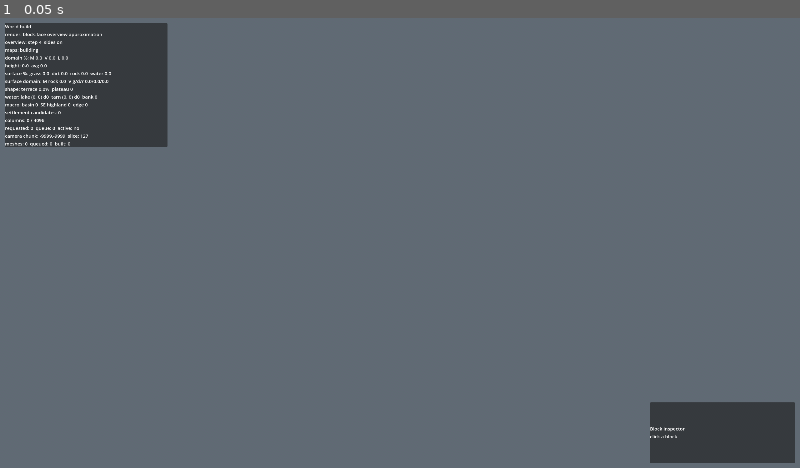
Above: before the commit, frame 1.
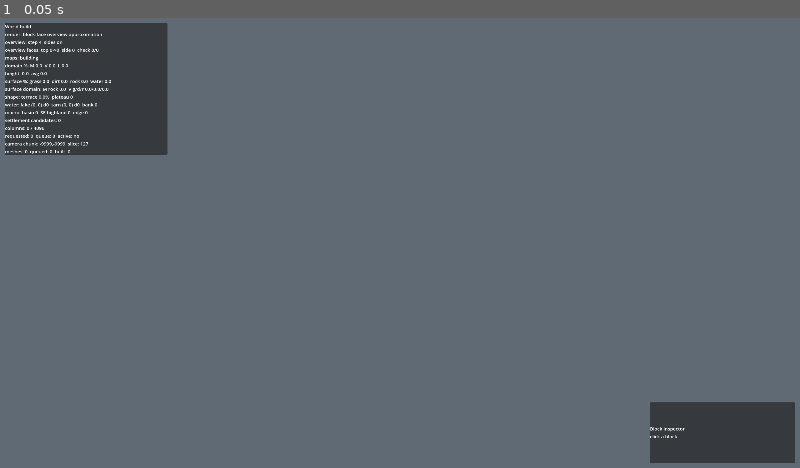
Above: after the commit, the same moment.

Repository: akadic10/Deepdraft
Game: Godot game, scene res://scenes/main/debug_world.tscn
Two runs of this game, one before a commit and one after it. Both use one fixed random seed, a clock stepped at 60 frames per second and the inputs below.
Inputs:
- Up to frame 1 (0.05 s): no input

The runs differ from the first frame. In frame 1, 1.0% of the frame differs, in the area x 0-21%, y 6-31%.

Commit message:
Greedy merge overview top faces

Diff:
--- a/scripts/systems/WorldRenderer.gd
+++ b/scripts/systems/WorldRenderer.gd
@@ -62,6 +62,11 @@
 var _overview_node: MeshInstance3D = null
 var _overview_built: bool = false
 var _overview_rock_color: Color = Color.GRAY
+var _overview_sampled_top_faces: int = 0
+var _overview_merged_top_faces: int = 0
+var _overview_side_faces: int = 0
+var _overview_validation_samples: int = 0
+var _overview_validation_mismatches: int = 0
 var _region_nodes: Dictionary = {}
 var _chunk_nodes: Dictionary = {}   # Vector3i → MeshInstance3D
 
@@ -565,11 +570,24 @@
 		indices: PackedInt32Array,
 		size: float = 1.0) -> void:
 
+	_add_surface_rect(origin, color, verts, norms, cols, indices, size, size)
+
+
+func _add_surface_rect(
+		origin: Vector3,
+		color: Color,
+		verts: PackedVector3Array,
+		norms: PackedVector3Array,
+		cols: PackedColorArray,
+		indices: PackedInt32Array,
+		size_x: float,
+		size_z: float) -> void:
+
 	var base := verts.size()
 	verts.append(origin)
-	verts.append(origin + Vector3(0, 0, size))
-	verts.append(origin + Vector3(size, 0, size))
-	verts.append(origin + Vector3(size, 0, 0))
+	verts.append(origin + Vector3(0, 0, size_z))
+	verts.append(origin + Vector3(size_x, 0, size_z))
+	verts.append(origin + Vector3(size_x, 0, 0))
 
 	for i in range(4):
 		norms.append(Vector3.UP)
@@ -673,6 +691,8 @@
 	if top_y <= bottom_y:
 		return
 
+	_overview_side_faces += 1
+
 	var base := verts.size()
 	verts.append(Vector3(a.x, top_y, a.z))
 	verts.append(Vector3(b.x, top_y, b.z))
@@ -765,7 +785,15 @@
 	var indices: PackedInt32Array = []
 	var season: String = WorldClock.season
 	_cache_overview_side_colors(season)
-
+	_overview_sampled_top_faces = 0
+	_overview_merged_top_faces = 0
+	_overview_side_faces = 0
+	_overview_validation_samples = 0
+	_overview_validation_mismatches = 0
+
+	var sample_cells: Dictionary = {}
+	var grid_w := ceili(float(WORLD_SIZE_X) / float(step))
+	var grid_z := ceili(float(WORLD_SIZE_Z) / float(step))
 	for wx in range(0, WORLD_SIZE_X, step):
 		for wz in range(0, WORLD_SIZE_Z, step):
 			var wy := WorldGenerator.get_visible_surface_y(wx, wz)
@@ -774,16 +802,28 @@
 			var block_id := WorldGenerator.get_visible_surface_block_id(wx, wz)
 			if BlockRegistry.is_transparent(block_id):
 				continue
+			var generated_id := WorldGenerator.get_generated_block_id(wx, wy, wz)
+			_overview_validation_samples += 1
+			if generated_id != block_id:
+				_overview_validation_mismatches += 1
 
 			var color := BlockRegistry.get_color(block_id, season)
 			var block_def := BlockRegistry.get_def(BlockRegistry.get_key(block_id))
 			var block_kind: String = block_def.get("kind", "unknown")
-			var top_y := float(wy + 1)
-			var origin := Vector3(float(wx), top_y, float(wz))
-			var tile_size := float(mini(step, mini(WORLD_SIZE_X - wx, WORLD_SIZE_Z - wz)))
-			_add_surface_quad(origin, color, verts, norms, cols, indices, tile_size)
+			var key := Vector2i(wx / step, wz / step)
+			sample_cells[key] = {
+				"wx": wx,
+				"wz": wz,
+				"wy": wy,
+				"block_id": block_id,
+				"color": color,
+				"kind": block_kind,
+			}
 			if show_overview_sides:
-				_add_overview_sides(wx, wz, step, top_y, color, block_kind, verts, norms, cols, indices)
+				_add_overview_sides(wx, wz, step, float(wy + 1), color, block_kind, verts, norms, cols, indices)
+
+	_overview_sampled_top_faces = sample_cells.size()
+	_add_greedy_overview_tops(sample_cells, grid_w, grid_z, step, verts, norms, cols, indices)
 
 	if verts.is_empty():
 		return
@@ -809,7 +849,79 @@
 	_overview_node.visible = true
 	_overview_built = true
 	_meshes_built += 1
-	print("WorldRenderer: built block-face overview (%d verts, step=%d)." % [verts.size(), step])
+	print("WorldRenderer: built block-face overview (%d verts, step=%d, tops %d->%d, sides %d, validation mismatches %d/%d)." % [
+		verts.size(),
+		step,
+		_overview_sampled_top_faces,
+		_overview_merged_top_faces,
+		_overview_side_faces,
+		_overview_validation_mismatches,
+		_overview_validation_samples,
+	])
+
+
+func _add_greedy_overview_tops(
+		sample_cells: Dictionary,
+		grid_w: int,
+		grid_z: int,
+		step: int,
+		verts: PackedVector3Array,
+		norms: PackedVector3Array,
+		cols: PackedColorArray,
+		indices: PackedInt32Array) -> void:
+
+	var visited: Dictionary = {}
+	for gx in range(grid_w):
+		for gz in range(grid_z):
+			var key := Vector2i(gx, gz)
+			if visited.has(key) or not sample_cells.has(key):
+				continue
+
+			var cell: Dictionary = sample_cells[key]
+			var width := 1
+			while gx + width < grid_w:
+				var next_key := Vector2i(gx + width, gz)
+				if visited.has(next_key) or not _overview_top_cells_merge(cell, sample_cells.get(next_key, {})):
+					break
+				width += 1
+
+			var height := 1
+			var can_extend := true
+			while gz + height < grid_z and can_extend:
+				for dx in range(width):
+					var row_key := Vector2i(gx + dx, gz + height)
+					if visited.has(row_key) or not _overview_top_cells_merge(cell, sample_cells.get(row_key, {})):
+						can_extend = false
+						break
+				if can_extend:
+					height += 1
+
+			for dx in range(width):
+				for dz in range(height):
+					visited[Vector2i(gx + dx, gz + dz)] = true
+
+			var wx: int = cell["wx"]
+			var wz: int = cell["wz"]
+			var wy: int = cell["wy"]
+			var color: Color = cell["color"]
+			var size_x := float(mini(step * width, WORLD_SIZE_X - wx))
+			var size_z := float(mini(step * height, WORLD_SIZE_Z - wz))
+			_add_surface_rect(
+				Vector3(float(wx), float(wy + 1), float(wz)),
+				color,
+				verts,
+				norms,
+				cols,
+				indices,
+				size_x,
+				size_z)
+			_overview_merged_top_faces += 1
+
+
+func _overview_top_cells_merge(a: Dictionary, b: Dictionary) -> bool:
+	if a.is_empty() or b.is_empty():
+		return false
+	return int(a.get("wy", -999999)) == int(b.get("wy", -999998)) and int(a.get("block_id", -1)) == int(b.get("block_id", -2))
 
 
 func _add_overview_sides(
@@ -1128,6 +1240,11 @@
 		"overview_built": _overview_built,
 		"overview_step": overview_step,
 		"overview_sides": show_overview_sides,
+		"overview_sampled_top_faces": _overview_sampled_top_faces,
+		"overview_merged_top_faces": _overview_merged_top_faces,
+		"overview_side_faces": _overview_side_faces,
+		"overview_validation_samples": _overview_validation_samples,
+		"overview_validation_mismatches": _overview_validation_mismatches,
 	}
 
 
--- a/scripts/ui/DebugLoadingOverlay.gd
+++ b/scripts/ui/DebugLoadingOverlay.gd
@@ -68,6 +68,13 @@
 			render.get("overview_step", 0),
 			"on" if render.get("overview_sides", false) else "off",
 		],
+		"overview faces: top %d->%d  side %d  check %d/%d" % [
+			render.get("overview_sampled_top_faces", 0),
+			render.get("overview_merged_top_faces", 0),
+			render.get("overview_side_faces", 0),
+			render.get("overview_validation_mismatches", 0),
+			render.get("overview_validation_samples", 0),
+		],
 		"maps: %s" % maps_text,
 		"domain %%: M %.1f  V %.1f  L %.1f" % [
 			domains.get("mountain_pct", 0.0),
Not shown, changed: docs/00_dev_roadmap/01_world_gen_plan.md
